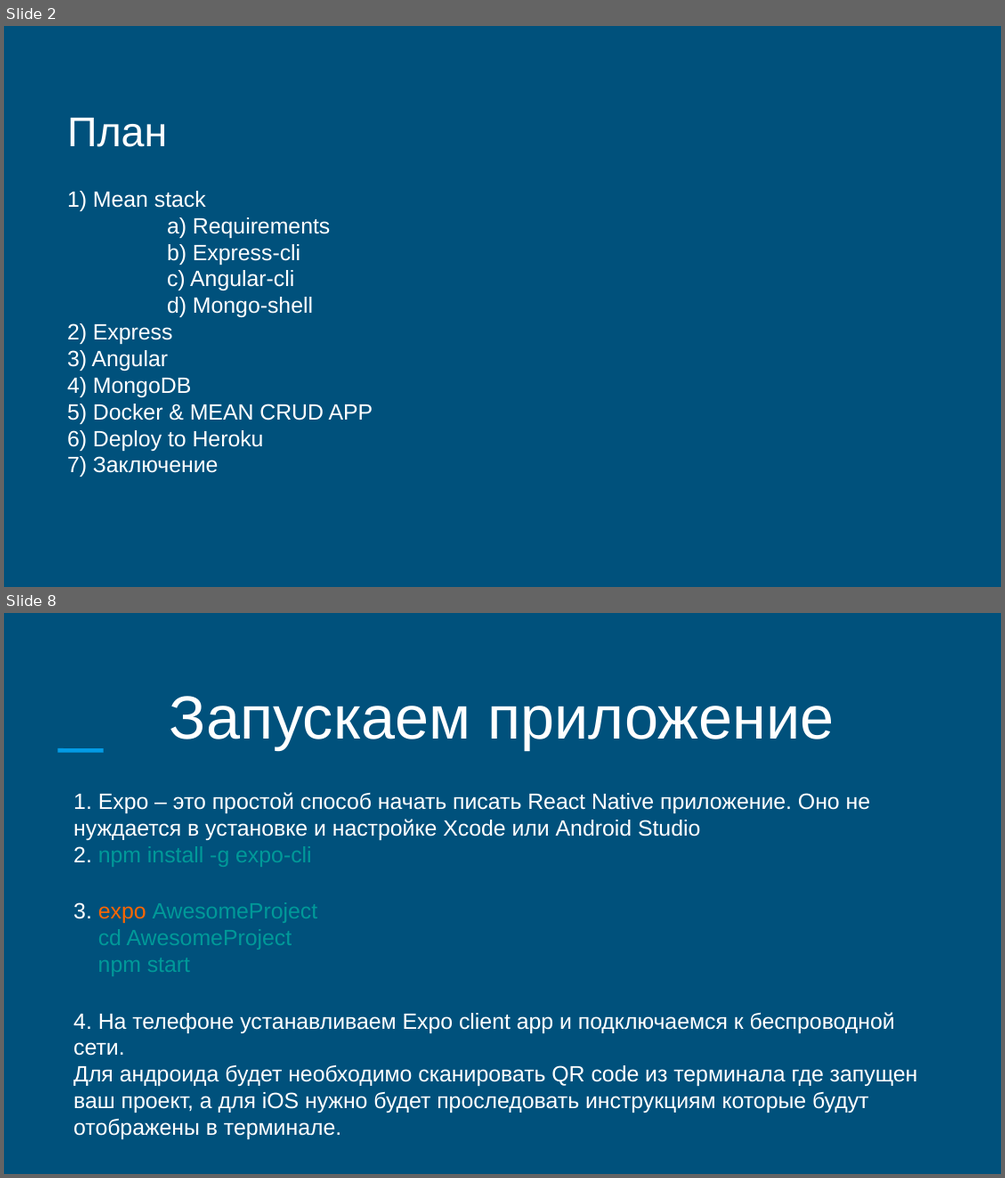
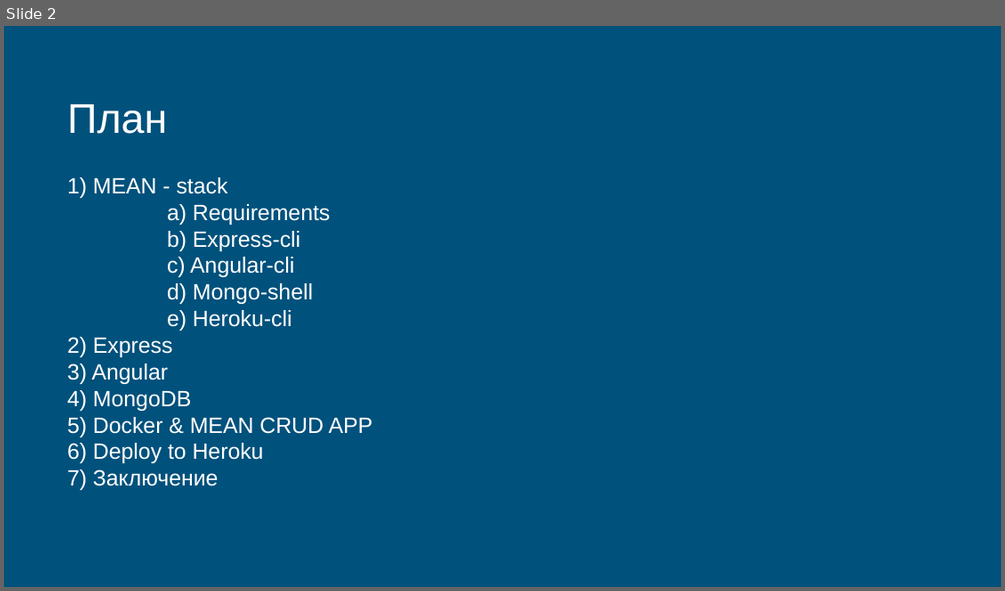
Before and after one commit to keylink/mean-stack, a slide deck: docs/mean.pptx. Shown one above the other, each under a label of ours: slides 2 and 8 before the commit, slide 2 after it; the slides between them are not shown. The pictures are 1005x1178 and 1005x591 pixels, drawn with LibreOffice and Linux fonts; fonts in the diff are those of the drawing. Boxes give left, top, right and bottom in pixels: in the first picture for what was removed or moved away, otherwise in the second. Text is boxed around its words. In the diff, an @@ line names an element or a change of style, - is before the commit and + after.

```diff
--- a/docs/mean.pptx
+++ b/docs/mean.pptx
@@ slide 8 removed at (4,613,1001,1174), background #00517C @@
@@ text removed at (170,696,834,749) @@
-Запускаем приложение
@@ line removed from (57, 751) to (104, 751) @@
@@ text removed at (73,792,918,1139) @@
-1. Expo – это простой способ начать писать React Native приложение. Оно не нуждается в установке и настройке Xcode или Android Studio
-2. npm install -g expo-cli
-3. expo AwesomeProject
-cd AwesomeProject
-npm start
-4. На телефоне устанавливаем Expo client app и подключаемся к беспроводной сети.
-Для андроида будет необходимо сканировать QR code из терминала где запущен ваш проект, а для iOS нужно будет проследовать инструкциям которые будут отображены в терминале.
@@ slide 2 changed as well @@
@@ text at (67,177,228,198): text changed @@
-1) Mean stack
+1) MEAN - stack
@@ text at (167,310,292,330): paragraph added @@
+e) Heroku-cli
```
Also in this commit, not shown: 1 other slide changed, 17 slides added, 33 other slides removed, 3 other files.
